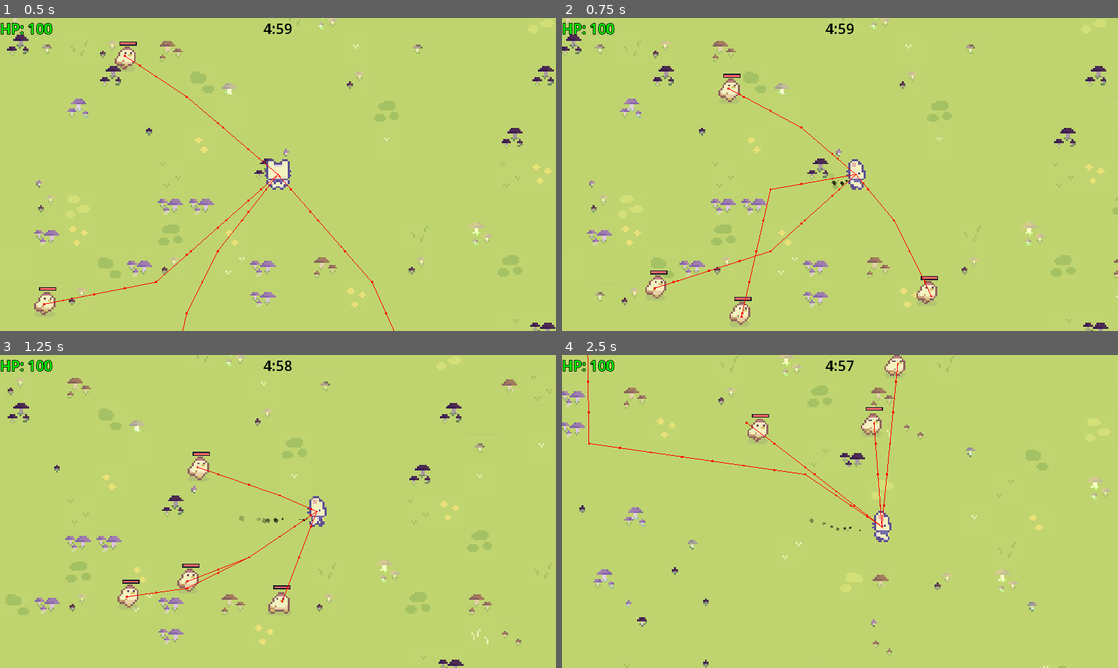
Above: before the commit, frames 1-4 (two rows, left to right).
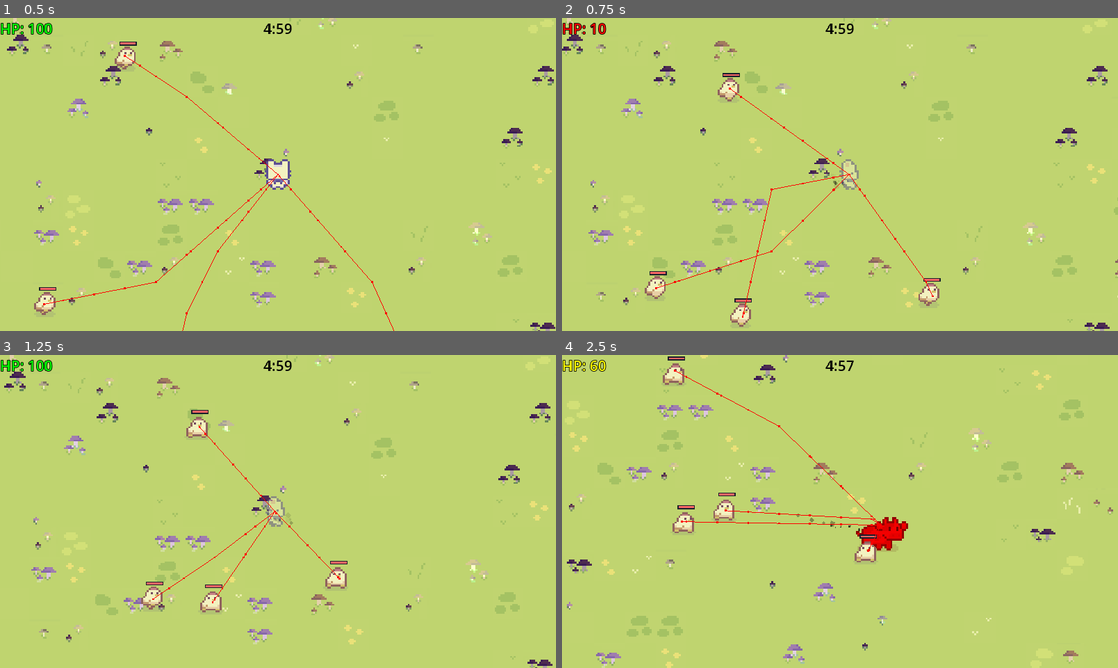
Above: after the commit, the same moments.

Repository: pick-ax-e/Mini-Jam-156-Jame-Gam-29
Game: Godot game, scene res://scenes/main.tscn
Same seed, same stepped clock (60 frames per second), same inputs: the game is played once before the commit and once after it.
Inputs:
- Up to frame 1 (0.5 s): no input
- Up to frame 2 (0.75 s): hold D (move_right) from 0.53 s (still down); hold \ (SECRET_TEST_BUTTON_SHHH_TELL_NOBODY) from 0.53 s (still down)
- Up to frame 3 (1.25 s): keep holding D (move_right); keep holding \ (SECRET_TEST_BUTTON_SHHH_TELL_NOBODY)
- Up to frame 4 (2.5 s): release D (move_right) at 1.28 s; release \ (SECRET_TEST_BUTTON_SHHH_TELL_NOBODY) at 1.28 s; hold S (move_back) 1.28-2.03 s; tap \ (SECRET_TEST_BUTTON_SHHH_TELL_NOBODY) at 1.35, 2.3 s; hold D (move_right) from 2.03 s (still down); hold 1 (attack1) from 2.03 s (still down)

Frame 1 is identical in both runs. In frame 2, 3.3% of the frame differs, in the area x 0-100%, y 0-100%; in frame 3, 8.5%; in frame 4, 7.8%.

Commit message:
more resetting stufffs IM HAVING SO MUCH FUN HAHAHAHAHAHAHAHHAHAHA

Diff:
--- a/scripts/Player/player.gd
+++ b/scripts/Player/player.gd
@@ -11,9 +11,10 @@
 
 var resetting:bool = false
 
-func reset(): #oh my god IT DOESNT SUPPORT STRUCTS EITHER
+func reset(): #oh my god gds DOESNT SUPPORT STRUCTS EITHER
 	resetting = true
 	velocity = Vector2.ZERO
+	animatedSprite.modulate = Color(1,1,1,0.5)
 
 # above are intended for public use
 var healthOverTime:Array = []
@@ -47,30 +48,44 @@
 const dashMaintain = 100
 const dashImpulse = 1500
 
+const resetTimeScale = 0.5 #negetive time scale in godot is weird, so i have avoided using it after testing
+
 func _ready():
 	Singleton.player_node = self
 	animatedSprite = $AnimatedSprite2D
 	particles = $CPUParticles2D
-
-func _process(delta):
-	if resetting:
-		handleResetting()
+	posOverTime.append(position)
+	healthOverTime.append(player_health)
 
 func _physics_process(delta):
 	if resetting:
+		Engine.time_scale = resetTimeScale
+		handleResetting()
 		return
 	handleTimedActions(delta)
 	handlePlayerMovement()
 	handlePlayerAnimations()
+
+	if Input.is_action_pressed("SECRET_TEST_BUTTON_SHHH_TELL_NOBODY"):
+		hit_player(10)
+	if player_health <= 0:
+		player_health = 0
+		reset()
+
+	if Engine.time_scale != 1:
+		Engine.time_scale = 1
+
 	posOverTime.append(position)
 	healthOverTime.append(player_health)
 
 func handleResetting():
 	if posOverTime.size() < 1:
 		resetting = false
+		animatedSprite.modulate = Color(1,1,1,1)
+		Singleton.reset()
 		return
-	var pos = posOverTime.pop_front()
-	var hlth = healthOverTime.pop_front()
+	var pos = posOverTime.pop_back()
+	var hlth = healthOverTime.pop_back()
 
 	player_health = hlth
 	position = pos
